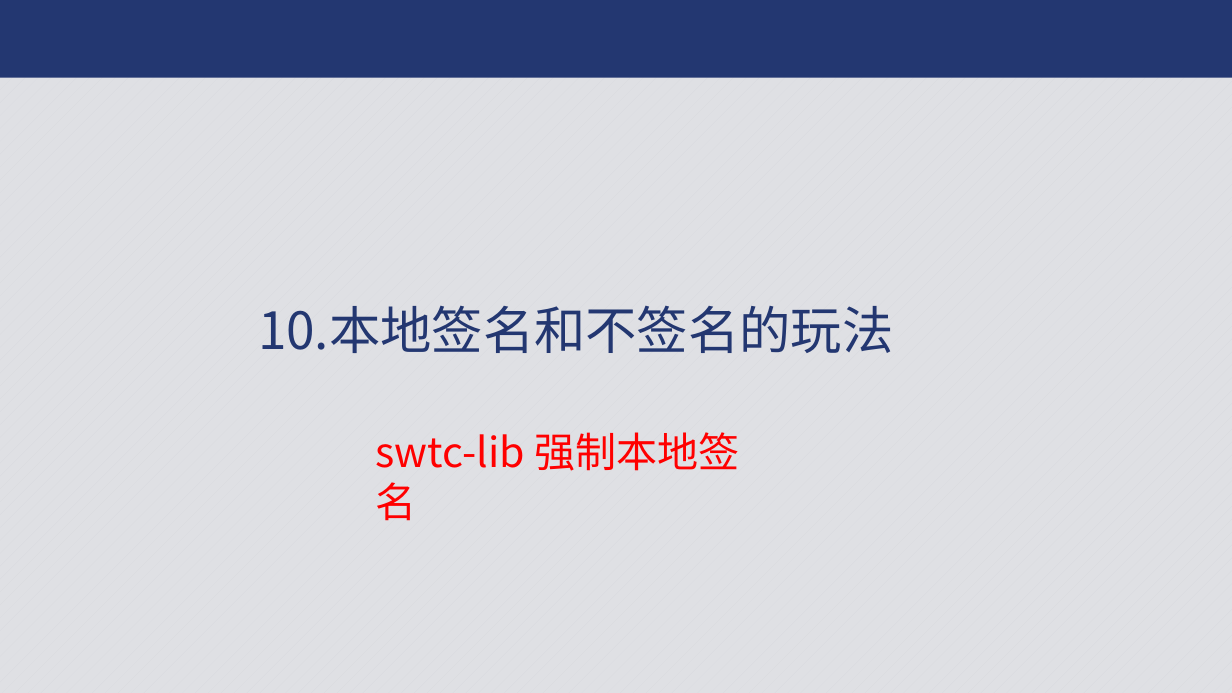
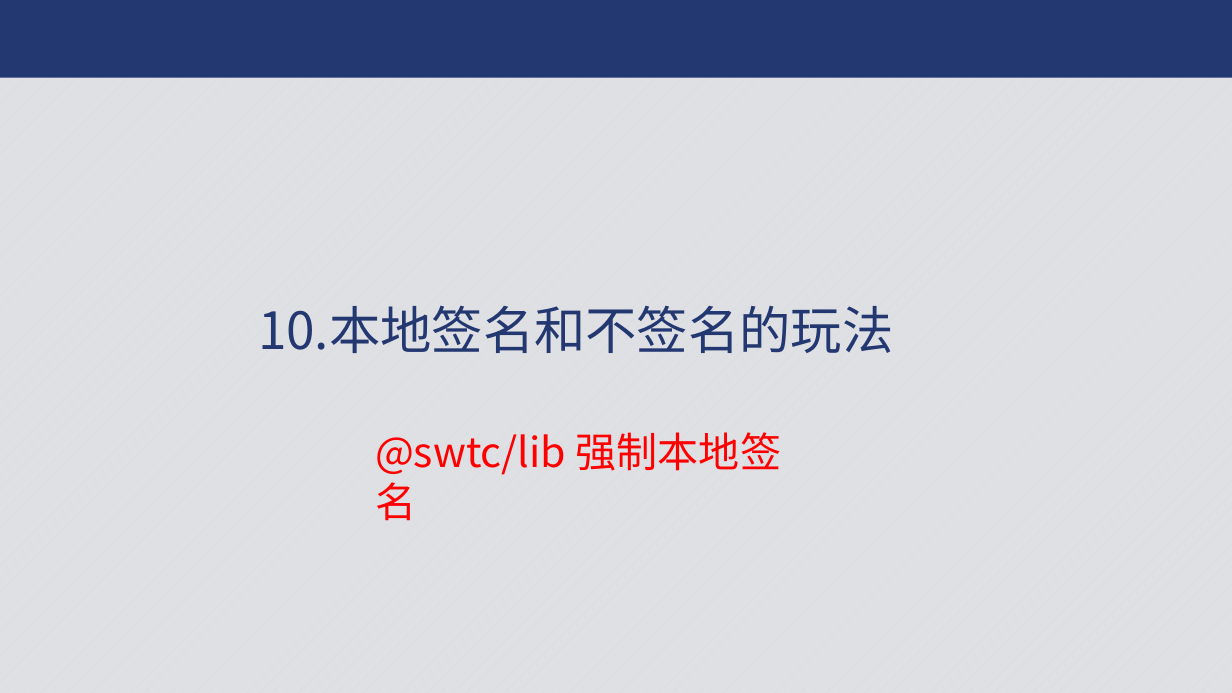
Before and after one commit to JCCDex/jingtum_doc, a slide deck: slide 31 of pfp14-swtclib.pptx. Drawn at 1232x693 pixels with LibreOffice and Linux fonts; fonts in the diff are those of the drawing; background and template pictures are left out. Boxes give left, top, right and bottom in pixels: in the first picture for what was removed or moved away, otherwise in the second. Text is boxed around its words. In the diff, an @@ line names an element or a change of style, - is before the commit and + after.

```diff
--- a/pfp14-swtclib.pptx
+++ b/pfp14-swtclib.pptx
@@ text at [375, 432, 781, 521]: text changed @@
-swtc-lib 强制本地签名
+@swtc/lib 强制本地签名
```
Also in this commit, not shown: 15 other slides changed.
